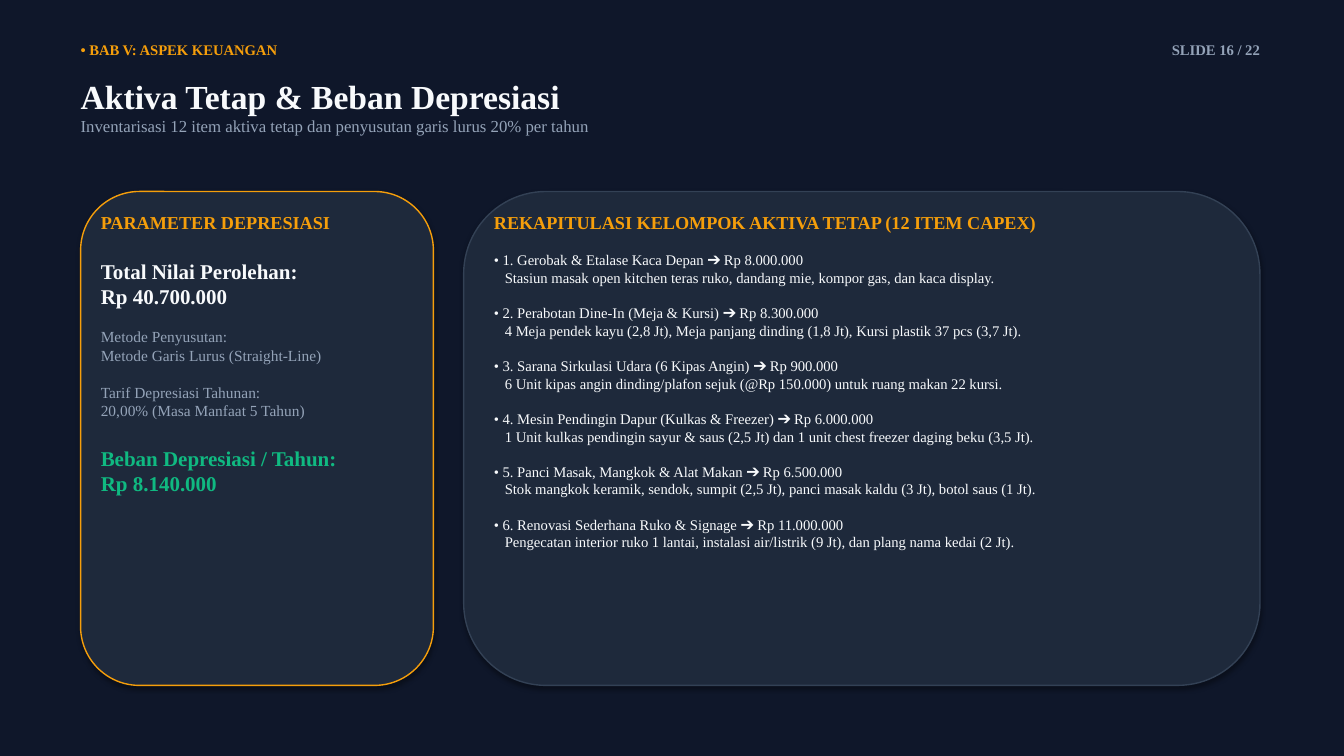
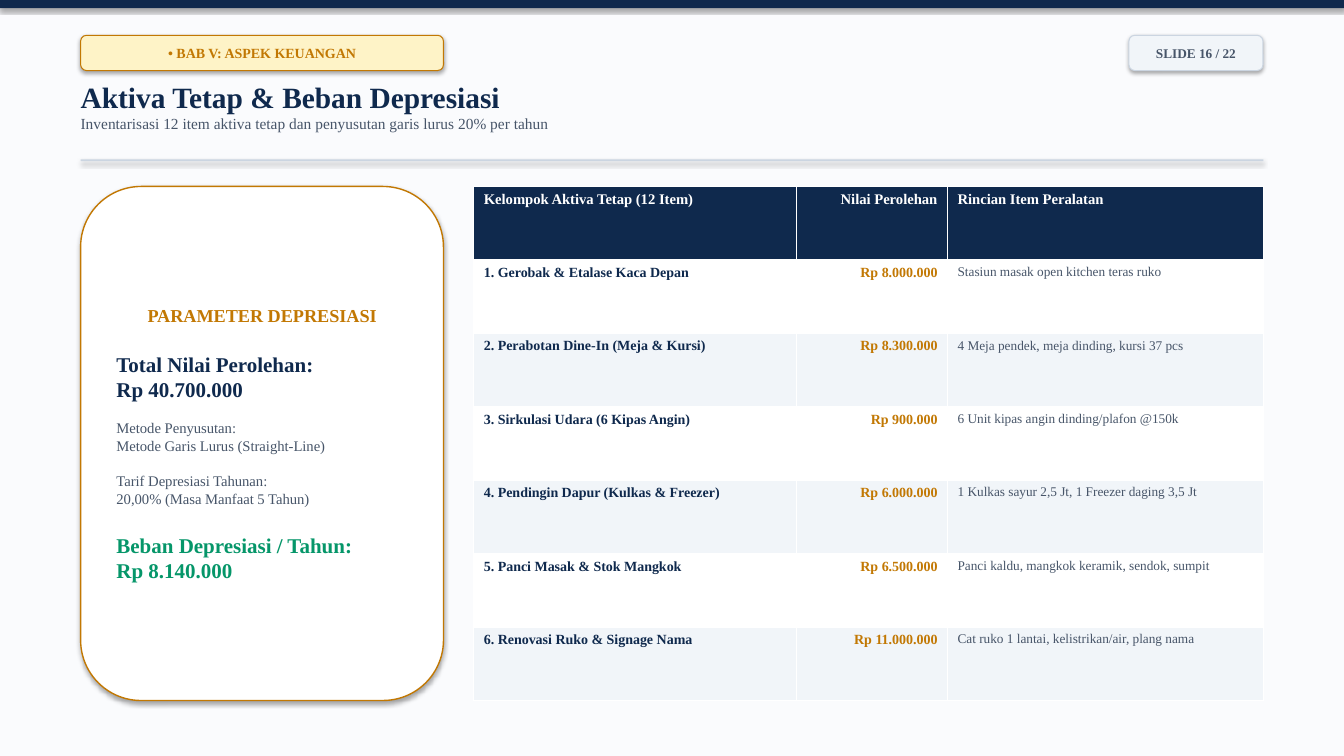
Before and after one commit to arthurfreelanceinquiries-alt/SKB-Bakmi-Mimu, a slide deck: slide 16 of 01_TUGAS_FINAL_BAKMI_MIMU/Presentasi_SKB_Bakmi_Mimu_Carina_Sayang.pptx. Drawn at 1344x756 pixels with LibreOffice and Linux fonts; fonts in the diff are those of the drawing. Boxes give left, top, right and bottom in pixels: in the first picture for what was removed or moved away, otherwise in the second. Text is boxed around its words. In the diff, an @@ line names an element or a change of style, - is before the commit and + after.

```diff
--- a/01_TUGAS_FINAL_BAKMI_MIMU/Presentasi_SKB_Bakmi_Mimu_Carina_Sayang.pptx
+++ b/01_TUGAS_FINAL_BAKMI_MIMU/Presentasi_SKB_Bakmi_Mimu_Carina_Sayang.pptx
@@ rectangle at (x1=0, y1=0, x2=1344, y2=756): fill #0F172A to #FAFBFD @@
@@ rectangle added at (x1=0, y1=0, x2=1344, y2=8), fill #0F294D @@
@@ rounded rectangle "• BAB V: ASPEK KEUANGAN" resized from (x1=89, y1=45, x2=277, y2=55) to (x1=81, y1=35, x2=444, y2=71) @@
@@ rounded rectangle "• BAB V: ASPEK KEUANGAN" at (x1=81, y1=35, x2=444, y2=71): size 10.5 to 10 pt, text colour #F59E0B to #C27803; alignment left to centre; vertical alignment top to middle; fill none to #FEF3C7; outline none to #C27803 0.75 pt; shadow on @@
@@ rounded rectangle "SLIDE 16 / 22" resized from (x1=1172, y1=45, x2=1260, y2=55) to (x1=1129, y1=35, x2=1263, y2=71) @@
@@ rounded rectangle "SLIDE 16 / 22" at (x1=1129, y1=35, x2=1263, y2=71): size 10.5 to 9.5 pt, text colour #94A3B8 to #475569; alignment right to centre; vertical alignment top to middle; fill none to #F1F5F9; outline none to #CBD5E1 0.75 pt; shadow on @@
@@ text "Aktiva Tetap & Beban Depresiasi" at (x1=81, y1=87, x2=548, y2=133): size 24 to 21 pt, text colour #F8FAFC to #0F294D in "Aktiva Tetap & Beban Depresiasi"; size 12 to 11 pt, text colour #94A3B8 to #475569 in "Inventarisasi 12 item aktiva tetap dan penyusutan ..." @@
@@ rectangle added at (x1=81, y1=159, x2=1263, y2=161), fill #CBD5E1 @@
@@ rounded rectangle "PARAMETER DEPRESIASI" resized from (x1=101, y1=217, x2=337, y2=496) to (x1=81, y1=187, x2=444, y2=701) @@
@@ rounded rectangle "PARAMETER DEPRESIASI" at (x1=81, y1=187, x2=444, y2=701): text colour #F59E0B to #C27803 in "PARAMETER DEPRESIASI"; text colour #F8FAFC to #0F294D in "Total Nilai Perolehan: Rp 40.700.000"; size 11 to 10.5 pt, text colour #94A3B8 to #475569 in "Metode Penyusutan: Metode Garis Lurus (Straight-Line)", "Tarif Depresiasi Tahunan: 20,00% (Masa Manfaat 5 ..."; text colour #10B981 to #059669 in "Beban Depresiasi / Tahun: Rp 8.140.000"; alignment left to centre; vertical alignment top to middle; fill none to #FFFFFF; outline none to #C27803 1 pt; shadow on @@
@@ rounded rectangle removed at (x1=81, y1=192, x2=434, y2=686) @@
@@ rounded rectangle removed at (x1=464, y1=192, x2=1260, y2=686) @@
@@ table added at (x1=474, y1=187, x2=1263, y2=701), 7 rows, 3 columns @@
+Kelompok Aktiva Tetap (12 Item) | Nilai Perolehan | Rincian Item Peralatan
+1. Gerobak & Etalase Kaca Depan | Rp 8.000.000 | Stasiun masak open kitchen teras ruko
+2. Perabotan Dine-In (Meja & Kursi) | Rp 8.300.000 | 4 Meja pendek, meja dinding, kursi 37 pcs
+3. Sirkulasi Udara (6 Kipas Angin) | Rp 900.000 | 6 Unit kipas angin dinding/plafon @150k
+4. Pendingin Dapur (Kulkas & Freezer) | Rp 6.000.000 | 1 Kulkas sayur 2,5 Jt, 1 Freezer daging 3,5 Jt
+5. Panci Masak & Stok Mangkok | Rp 6.500.000 | Panci kaldu, mangkok keramik, sendok, sumpit
+6. Renovasi Ruko & Signage Nama | Rp 11.000.000 | Cat ruko 1 lantai, kelistrikan/air, plang nama
@@ text removed at (x1=494, y1=216, x2=1036, y2=550) @@
-REKAPITULASI KELOMPOK AKTIVA TETAP (12 ITEM CAPEX)
-• 1. Gerobak & Etalase Kaca Depan ➔ Rp 8.000.000
-Stasiun masak open kitchen teras ruko, dandang mie, kompor gas, dan kaca display.
-• 2. Perabotan Dine-In (Meja & Kursi) ➔ Rp 8.300.000
-4 Meja pendek kayu (2,8 Jt), Meja panjang dinding (1,8 Jt), Kursi plastik 37 pcs (3,7 Jt).
-• 3. Sarana Sirkulasi Udara (6 Kipas Angin) ➔ Rp 900.000
-6 Unit kipas angin dinding/plafon sejuk (@Rp 150.000) untuk ruang makan 22 kursi.
-• 4. Mesin Pendingin Dapur (Kulkas & Freezer) ➔ Rp 6.000.000
-1 Unit kulkas pendingin sayur & saus (2,5 Jt) dan 1 unit chest freezer daging beku (3,5 Jt).
-• 5. Panci Masak, Mangkok & Alat Makan ➔ Rp 6.500.000
-Stok mangkok keramik, sendok, sumpit (2,5 Jt), panci masak kaldu (3 Jt), botol saus (1 Jt).
-• 6. Renovasi Sederhana Ruko & Signage ➔ Rp 11.000.000
-Pengecatan interior ruko 1 lantai, instalasi air/listrik (9 Jt), dan plang nama kedai (2 Jt).
```
Also in this commit, not shown: 21 other slides changed, 2 other files.
